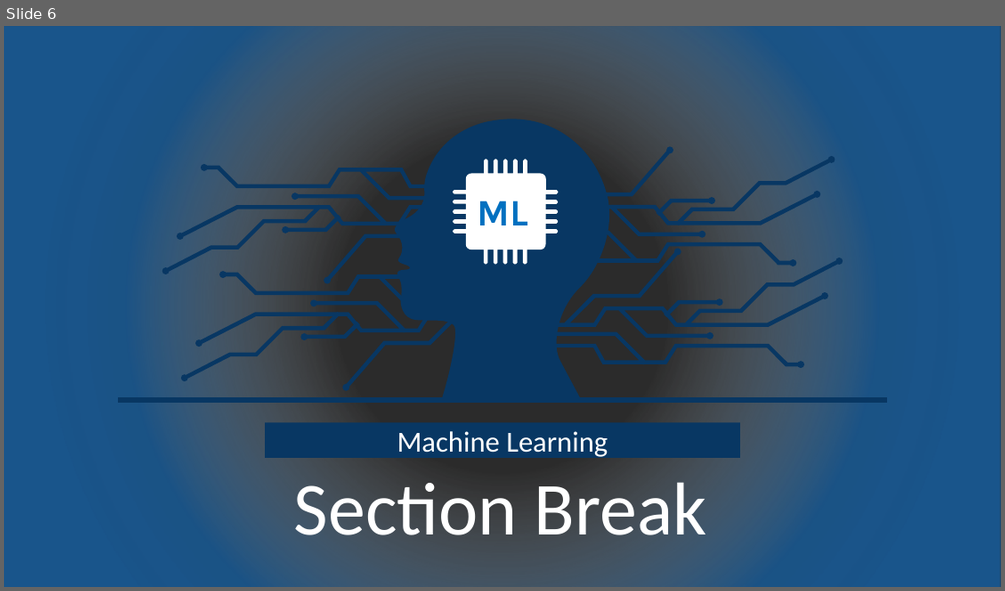
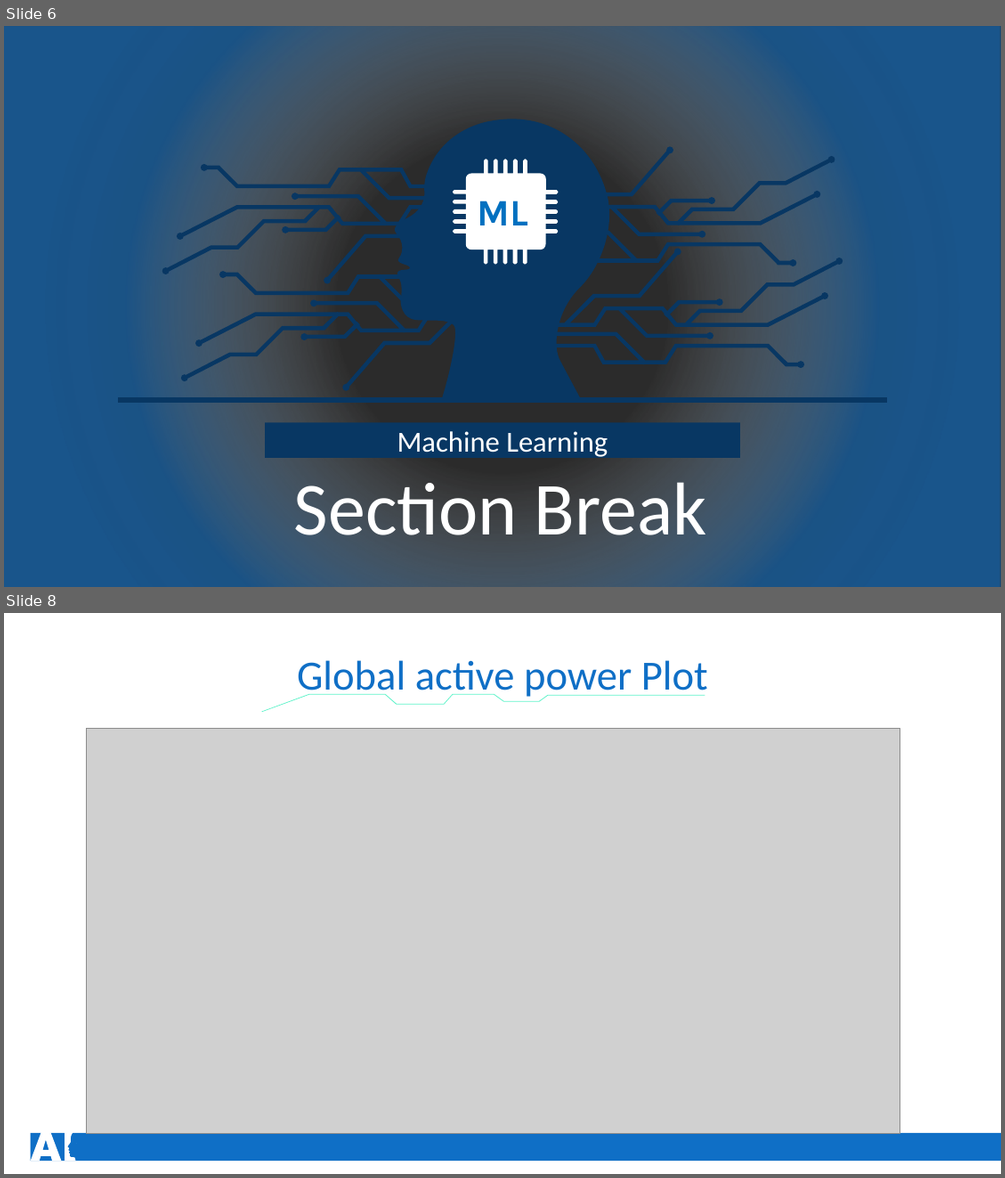
Before and after one commit to rakiiibul/House-hold-electrice-power-consumptiuon_LSTM, a slide deck: MachineLearing.pptx. Shown one above the other, each under a label of ours: slide 6 before the commit, slides 6 and 8 after it; the slides between them are not shown. The pictures are 1005x591 and 1005x1178 pixels, drawn with LibreOffice and Linux fonts; fonts in the diff are those of the drawing; grey boxes stand for pictures; background and template pictures are left out; a plain dark background stands for a picture behind light text. Boxes give left, top, right and bottom in pixels: in the first picture for what was removed or moved away, otherwise in the second. Text is boxed around its words. In the diff, an @@ line names an element or a change of style, - is before the commit and + after.

```diff
--- a/MachineLearing.pptx
+++ b/MachineLearing.pptx
@@ slide 8 added at [4, 613, 1001, 1174], background #FFFFFF @@
@@ text added at [297, 660, 708, 700], 40 pt, text #0F6FC6 @@
+Global active power Plot
@@ freeform shape added at [260, 693, 705, 712], fill #5FF3CA @@
@@ picture added at [86, 728, 900, 1134] @@
@@ rectangle added at [30, 1133, 1001, 1160], fill #0F6FC6 @@
@@ freeform shape added at [30, 1132, 77, 1160], fill #FFFFFF @@
```
Also in this commit, not shown: 8 slides changed, 6 other slides added, 6 slides removed.
